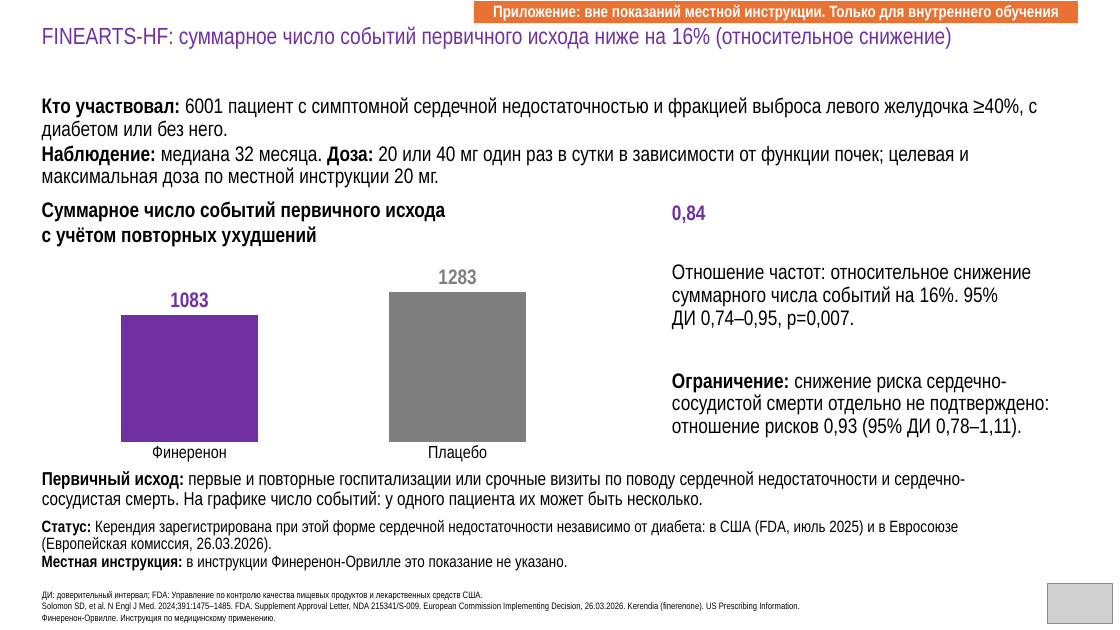
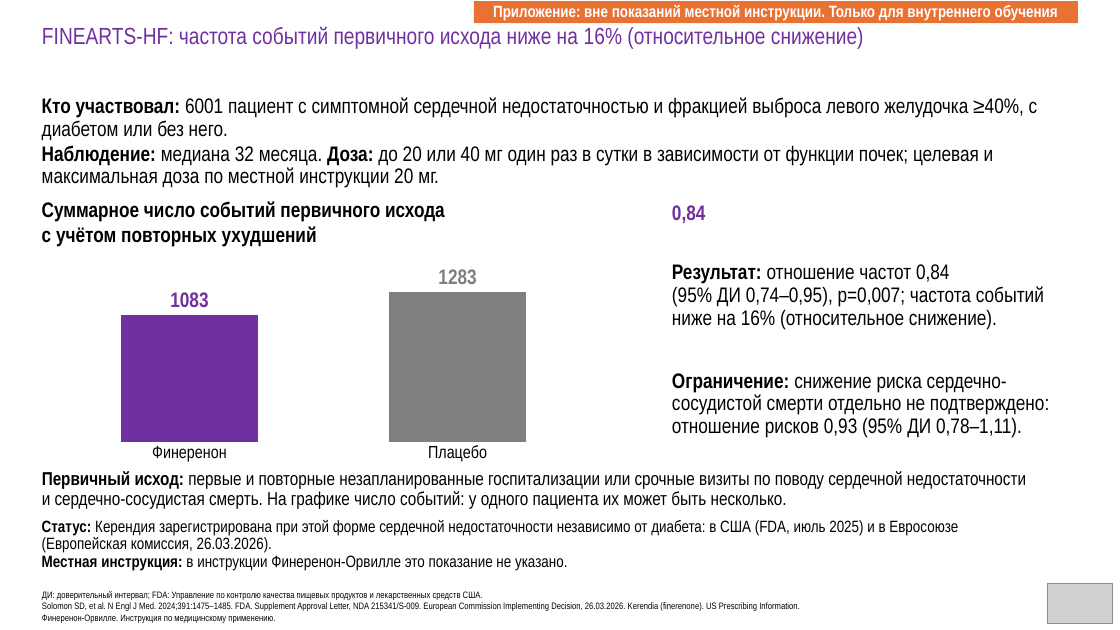
Before and after one commit to drabdulbosit1-eng/my-test-cloud, a slide deck: slide 48 of finerenone/Finerenone_Levin_reviewed.pptx. Drawn at 1120x630 pixels with LibreOffice and Linux fonts; fonts in the diff are those of the drawing; grey boxes stand for pictures. Boxes give left, top, right and bottom in pixels: in the first picture for what was removed or moved away, otherwise in the second. Text is boxed around its words. In the diff, an @@ line names an element or a change of style, - is before the commit and + after.

```diff
--- a/finerenone/Finerenone_Levin_reviewed.pptx
+++ b/finerenone/Finerenone_Levin_reviewed.pptx
@@ text at [42,26,864,49]: text changed @@
-FINEARTS-HF: суммарное число событий первичного исхода ниже на 16% (относительное снижение)
+FINEARTS-HF: частота событий первичного исхода ниже на 16% (относительное снижение)
@@ text at [42,145,994,188]: text changed @@
-Наблюдение: медиана 32 месяца. Доза: 20 или 40 мг один раз в сутки в зависимости от функции почек; целевая и максимальная доза по местной инструкции 20 мг.
+Наблюдение: медиана 32 месяца. Доза: до 20 или 40 мг один раз в сутки в зависимости от функции почек; целевая и максимальная доза по местной инструкции 20 мг.
@@ text at [672,264,1044,330]: text changed @@
-Отношение частот: относительное снижение суммарного числа событий на 16%. 95% ДИ 0,74–0,95, p=0,007.
+Результат: отношение частот 0,84 (95% ДИ 0,74–0,95), p=0,007; частота событий ниже на 16% (относительное снижение).
@@ text at [42,471,1026,509]: text changed @@
-Первичный исход: первые и повторные госпитализации или срочные визиты по поводу сердечной недостаточности и сердечно-сосудистая смерть. На графике число событий: у одного пациента их может быть несколько.
+Первичный исход: первые и повторные незапланированные госпитализации или срочные визиты по поводу сердечной недостаточности и сердечно-сосудистая смерть. На графике число событий: у одного пациента их может быть несколько.
```
Also in this commit, not shown: 17 other slides changed, 1 other file.
